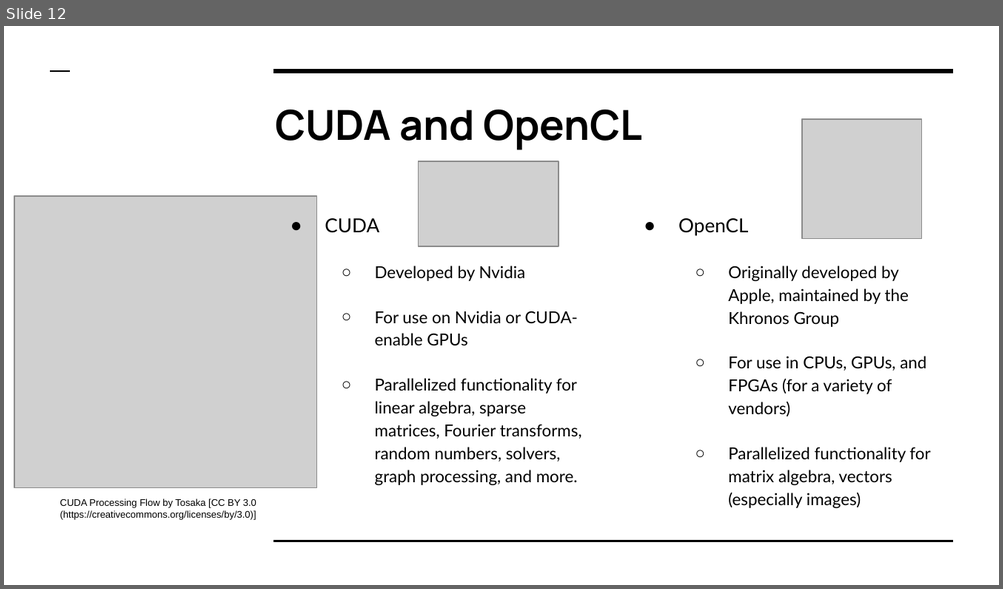
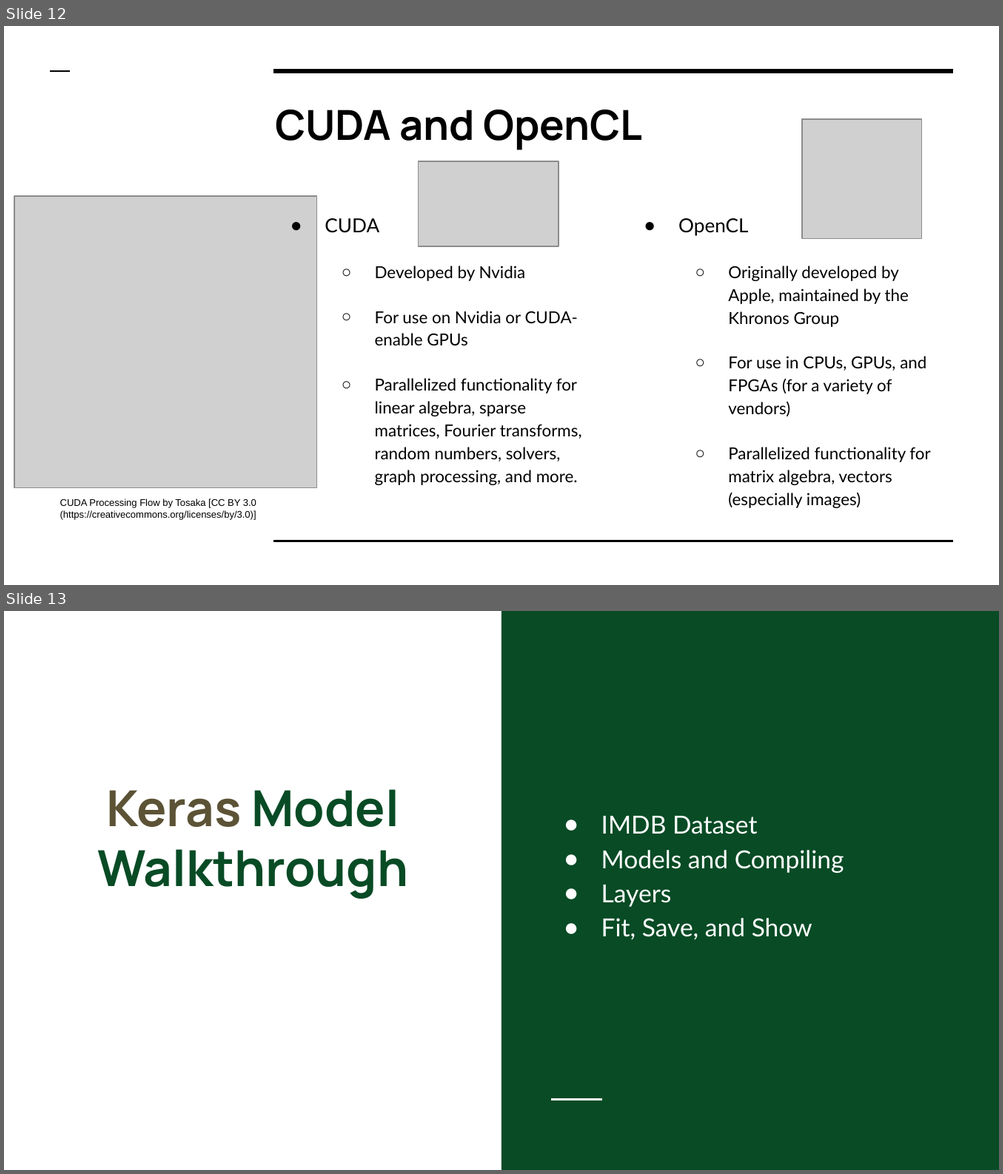
Before and after one commit to colbyford/DSBA6190-CloudComputing, a slide deck: 6 - Deep Learning/DeepLearning.pptx. Shown one above the other, each under a label of ours: slide 12 before the commit, slides 12 and 13 after it. The pictures are 1003x589 and 1003x1174 pixels, drawn with LibreOffice and Linux fonts; fonts in the diff are those of the drawing; grey boxes stand for pictures. Boxes give left, top, right and bottom in pixels: in the first picture for what was removed or moved away, otherwise in the second. Text is boxed around its words. In the diff, an @@ line names an element or a change of style, - is before the commit and + after.

```diff
--- a/6 - Deep Learning/DeepLearning.pptx
+++ b/6 - Deep Learning/DeepLearning.pptx
@@ slide 13 added at [4,611,999,1170], background #FFFFFF @@
@@ rectangle added at [501,611,999,1170], fill #084B25 @@
@@ title added at [97,789,408,899], 36 pt, text #084B25, bold @@
+Keras Model Walkthrough
@@ text added at [601,816,844,940], 18 pt, text #FFFFFF @@
+● IMDB Dataset
+● Models and Compiling
+● Layers
+● Fit, Save, and Show
@@ line added from (551, 1100) to (602, 1100), #FFFFFF 1.5 pt @@
```
Also in this commit, not shown: 4 other slides added.
